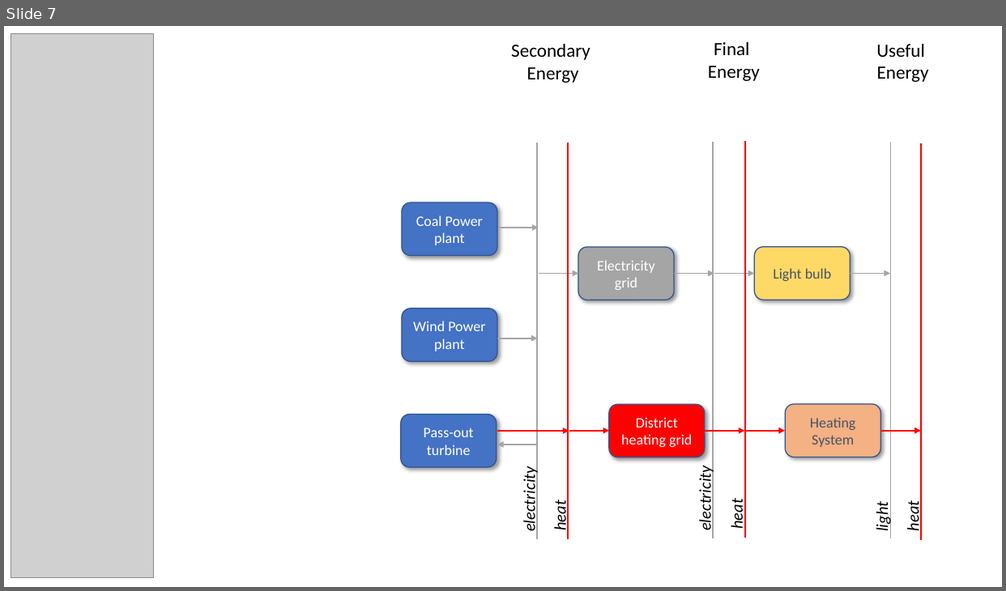
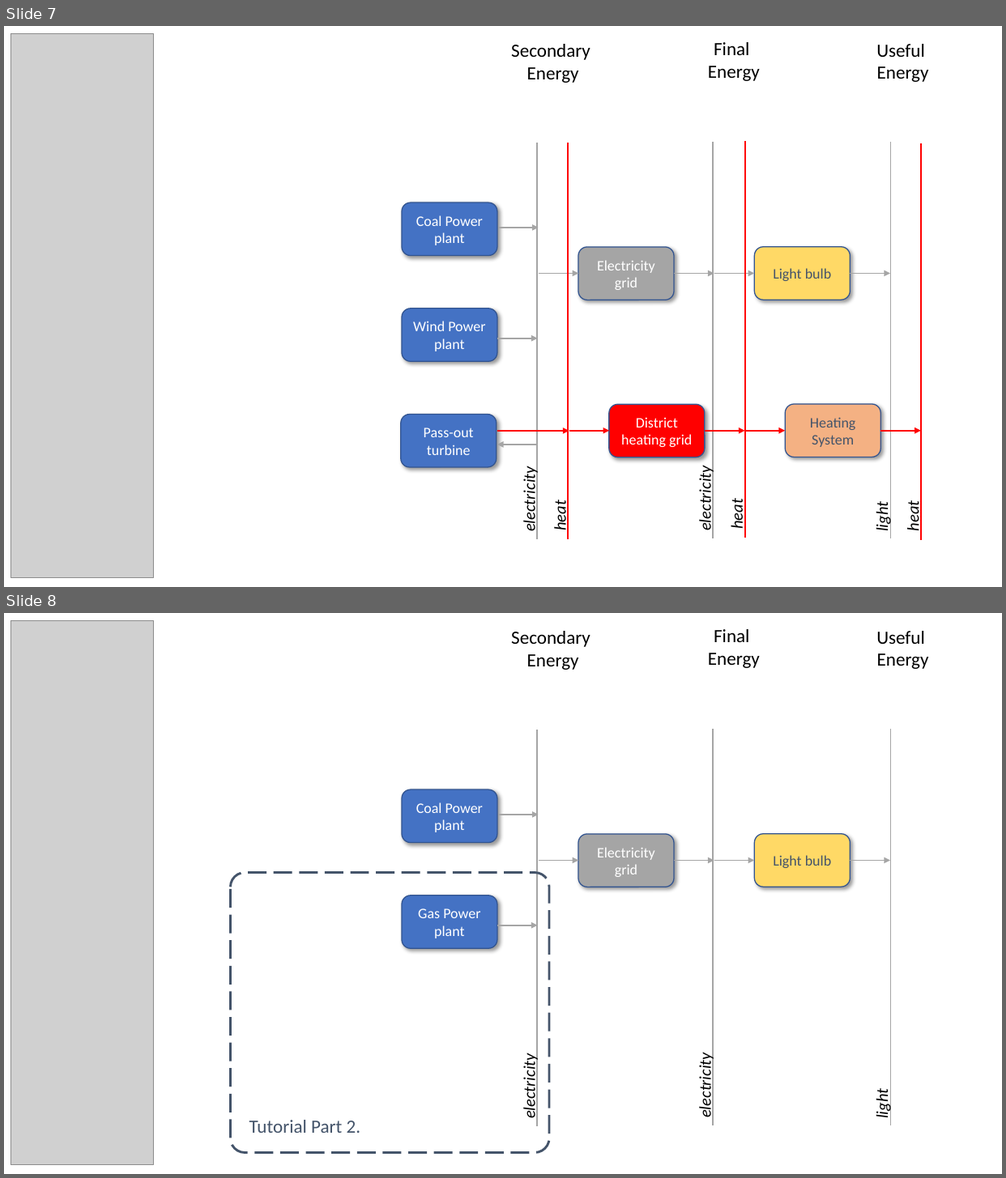
Before and after one commit to iiasa/message_ix, a slide deck: tutorial/westeros/_static/westeros_res.pptx. Shown one above the other, each under a label of ours: slide 7 before the commit, slides 7 and 8 after it. The pictures are 1006x591 and 1006x1178 pixels, drawn with LibreOffice and Linux fonts; fonts in the diff are those of the drawing; grey boxes stand for pictures. Boxes give left, top, right and bottom in pixels: in the first picture for what was removed or moved away, otherwise in the second. Text is boxed around its words. In the diff, an @@ line names an element or a change of style, - is before the commit and + after.

Commit message:
Added tutorial for historical parameters

```diff
--- a/tutorial/westeros/_static/westeros_res.pptx
+++ b/tutorial/westeros/_static/westeros_res.pptx
@@ slide 8 added at <box>4,613,1002,1174</box>, background #FFFFFF @@
@@ picture added at <box>10,620,154,1165</box> @@
@@ text added at <box>511,631,590,670</box>, 18 pt, text #000000 @@
+Secondary
+Energy
@@ text added at <box>708,629,760,668</box>, 18 pt, text #000000 @@
+Final
+Energy
@@ text added at <box>876,631,929,669</box>, 18 pt, text #000000 @@
+Useful
+Energy
@@ line added from (538, 730) to (538, 1127), #A5A5A5 1.5 pt @@
@@ line added from (713, 729) to (713, 1126), #A5A5A5 1.5 pt @@
@@ line added from (891, 729) to (891, 1126), #A5A5A5 1.5 pt @@
@@ rounded rectangle added at <box>402,790,497,843</box>, fill #4472C4, outline #325491 1 pt, 14 pt, text #FFFFFF @@
+Coal Power plant
@@ arrow added from (498, 815) to (539, 815), #A5A5A5 1.5 pt @@
@@ rounded rectangle added at <box>578,834,674,887</box>, fill #A5A5A5, outline #325491 1 pt, 14 pt, text #FFFFFF @@
+Electricity grid
@@ rounded rectangle added at <box>755,834,850,887</box>, fill #FFD966, outline #325491 1 pt, 14 pt, text #44546A @@
+Light bulb
@@ rounded rectangle added at <box>230,873,549,1152</box>, outline #44546A 2.25 pt dashed @@
@@ arrow added from (539, 861) to (579, 861), #A5A5A5 1.5 pt @@
@@ arrow added from (674, 861) to (714, 861), #A5A5A5 1.5 pt @@
@@ arrow added from (714, 861) to (754, 861), #A5A5A5 1.5 pt @@
@@ arrow added from (850, 861) to (890, 861), #A5A5A5 1.5 pt @@
@@ rounded rectangle added at <box>402,896,497,949</box>, fill #4472C4, outline #325491 1 pt, 14 pt, text #FFFFFF @@
+Gas Power plant
@@ arrow added from (497, 925) to (538, 925), #A5A5A5 1.5 pt @@
@@ text added at <box>519,1060,539,1118</box>, 16 pt, text #000000, italic @@
+electricity
@@ text added at <box>695,1059,715,1117</box>, 16 pt, text #000000, italic @@
+electricity
@@ text added at <box>872,1092,893,1118</box>, 16 pt, text #000000, italic @@
+light
@@ text added at <box>249,1120,361,1133</box>, 18 pt, text #44546A @@
+Tutorial Part 2.
```
Also in this commit, not shown: 8 other files.
